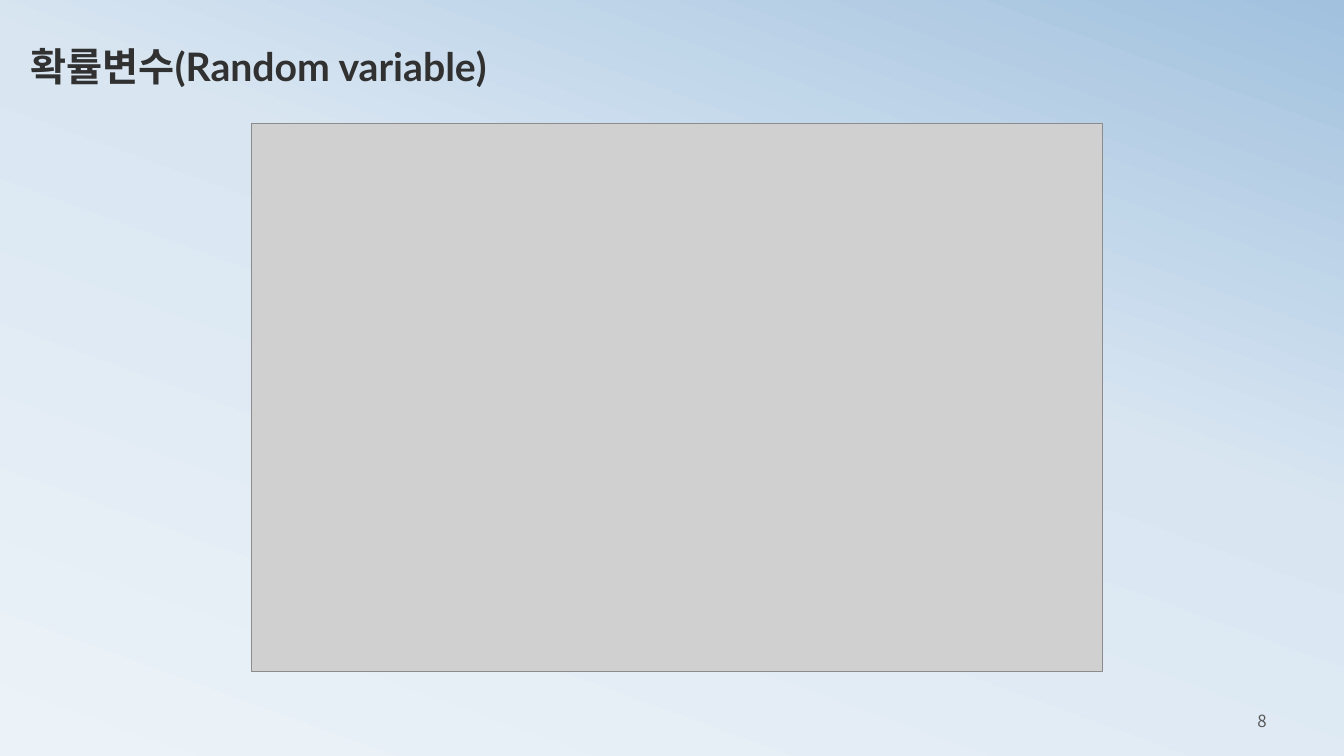
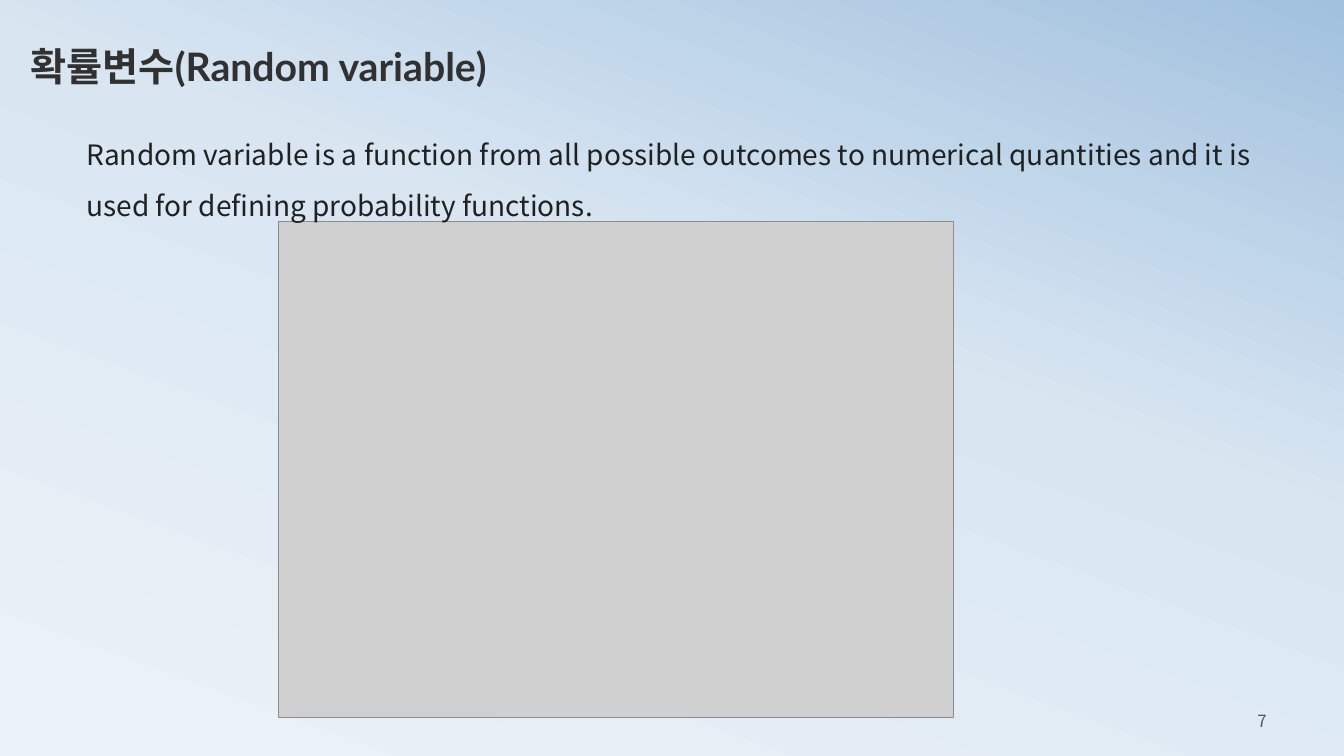
Before and after one commit to ancestor9/mathematics-for-machine-learning, a slide deck: slide 7 of 3_probability theory for machine learning.pptx (slide 8 before the commit). Drawn at 1344x756 pixels with LibreOffice and Linux fonts; fonts in the diff are those of the drawing; grey boxes stand for pictures. Boxes give left, top, right and bottom in pixels: in the first picture for what was removed or moved away, otherwise in the second. Text is boxed around its words. In the diff, an @@ line names an element or a change of style, - is before the commit and + after.

```diff
--- a/3_probability theory for machine learning.pptx
+++ b/3_probability theory for machine learning.pptx
@@ text added at (x1=86, y1=142, x2=1250, y2=224), 20 pt, text #202122 @@
+Random variable is a function from all possible outcomes to numerical quantities and it is used for defining probability functions.
@@ picture resized from (x1=251, y1=124, x2=1102, y2=671) to (x1=278, y1=222, x2=953, y2=718) @@
@@ page number at (x1=1257, y1=714, x2=1266, y2=727): text changed @@
-8
+7
```
Also in this commit, not shown: 4 other slides changed, 2 slides added, 1 slide removed.
